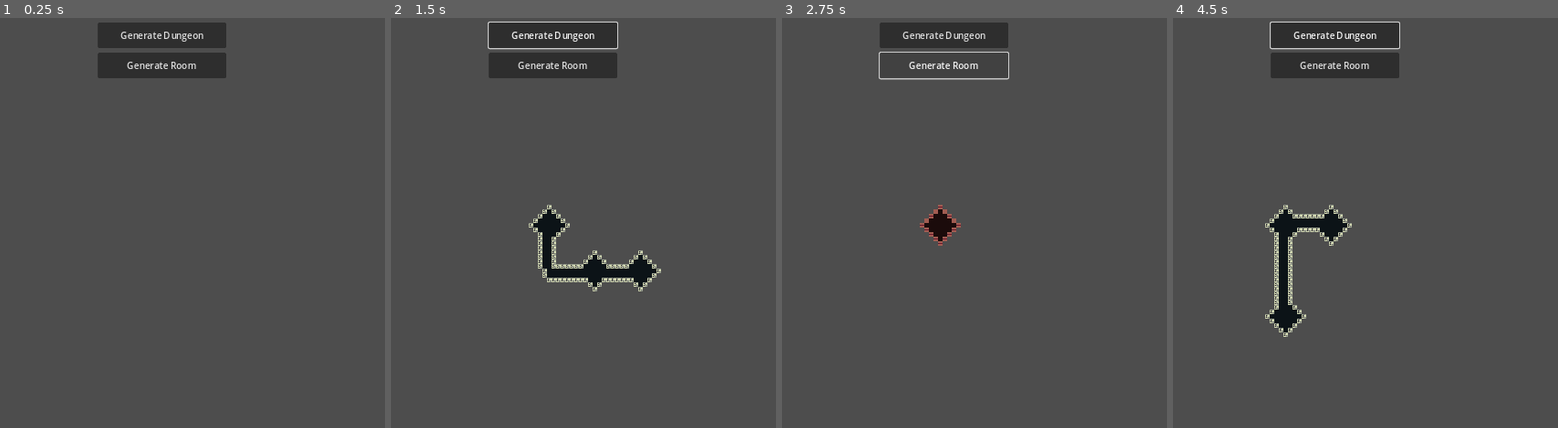
Above: before the commit, frames 1-4 (left to right).
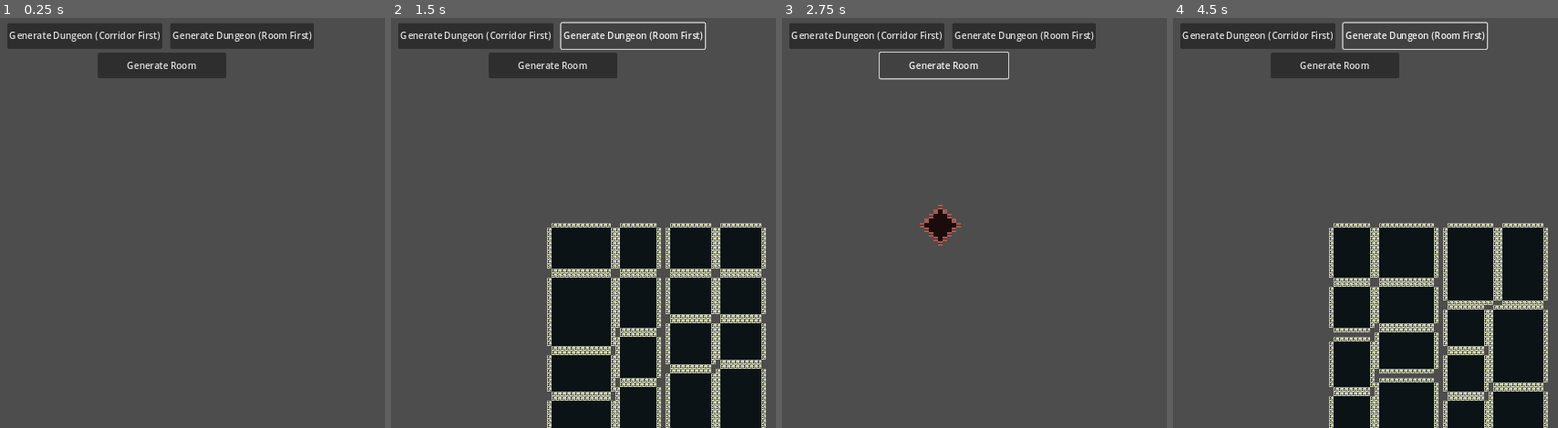
Above: after the commit, the same moments.

Repository: WizardsNStuff/Zealot-of-Wanderlust
Game: Godot game, scene res://Proc Gen/proc_gen.tscn
The game is run twice, just before and just after one commit, with the same random seed, the same clock (stepped at 60 frames per second) and the same inputs. This scene is started directly instead of the project's main scene.
Inputs (mouse positions are in pixels of both pictures, inside the frame that each line leads up to):
- Up to frame 1 (0.25 s): no input
- Up to frame 2 (1.5 s): click "Generate Dungeon" (after the commit: "Generate Dungeon (Corridor Fi…") at 0.5 s; click (633, 34) at 1.25 s, where only the run after the commit has a clickable "Generate Dungeon (Room First)"
- Up to frame 3 (2.75 s): click "Generate Room" at 2 s
- Up to frame 4 (4.5 s): click "Generate Room" at 2.75 s; click "Generate Dungeon" (after the commit: "Generate Dungeon (Corridor Fi…") at 3.5 s; click (1415, 34) at 4.25 s, where only the run after the commit has a clickable "Generate Dungeon (Room First)"

The runs differ from the first frame. In frame 1, 3.2% of the frame differs, in the area x 1-82%, y 1-8%; in frame 2, 30%; in frame 3, 3.2%; in frame 4, 32%, in the area x 1-98%, y 0-100%.

Commit message:
added room first generation visualization and fixed bug with split-vertical room2 size width beuing negative

Diff:
--- a/zealot-of-wanderlust/Proc Gen/proc_gen.tscn
+++ b/zealot-of-wanderlust/Proc Gen/proc_gen.tscn
@@ -85,12 +85,17 @@
 room_walk_length = 3
 room_start_randomly_each_iteration = false
 corridor_amount = 3
+min_room_width = 10
+min_woom_height = 10
+dungeon_width = 50
+dungeon_height = 50
 
-[node name="ProcGenView" type="CanvasLayer" parent="." node_paths=PackedStringArray("proc_gen_controller", "gen_room_btn", "gen_dungeon_btn")]
+[node name="ProcGenView" type="CanvasLayer" parent="." node_paths=PackedStringArray("proc_gen_controller", "gen_room_btn", "corridor_first_btn", "room_first_btn")]
 script = ExtResource("3_2tjgd")
 proc_gen_controller = NodePath("..")
 gen_room_btn = NodePath("GenRoomBtn")
-gen_dungeon_btn = NodePath("GenDungeonBtn")
+corridor_first_btn = NodePath("CorridorFirstBtn")
+room_first_btn = NodePath("RoomFirstBtn")
 
 [node name="GenRoomBtn" type="Button" parent="ProcGenView"]
 offset_left = 538.0
@@ -99,12 +104,19 @@
 offset_bottom = 106.0
 text = "Generate Room"
 
-[node name="GenDungeonBtn" type="Button" parent="ProcGenView"]
-offset_left = 538.0
-offset_top = 8.0
-offset_right = 763.0
-offset_bottom = 53.0
-text = "Generate Dungeon"
+[node name="CorridorFirstBtn" type="Button" parent="ProcGenView"]
+offset_left = 379.0
+offset_top = 9.0
+offset_right = 651.0
+offset_bottom = 54.0
+text = "Generate Dungeon (Corridor First)"
+
+[node name="RoomFirstBtn" type="Button" parent="ProcGenView"]
+offset_left = 665.0
+offset_top = 9.0
+offset_right = 890.0
+offset_bottom = 54.0
+text = "Generate Dungeon (Room First)"
 
 [node name="Floor" type="TileMapLayer" parent="."]
 tile_set = SubResource("TileSet_en0rj")
--- a/zealot-of-wanderlust/Proc Gen/proc_gen_controller.gd
+++ b/zealot-of-wanderlust/Proc Gen/proc_gen_controller.gd
@@ -422,6 +422,7 @@
 # algorithm recursively splits the space until the resulting rooms meet
 # the minimum width and height requirements
 func binary_space_partitioning(space_to_split : AABB, minWidth: int, minHeight: int) -> Array[AABB]:
+	print("space_to_split: ", space_to_split)
 	# queue to hold the spaces that need to be split
 	var rooms_queue : Array[AABB] = []
 	# array to store the successfully created rooms
@@ -480,20 +481,21 @@
 
 # splits a given room vertically, creating two new rooms
 func split_vertically(minWidth : int, rooms_queue : Array[AABB], room : AABB) -> void:
+	print("split_vertically: ")
 	# generate a random split position along the width of the room
-	var x_split : float = randf_range(1, room.size.x)
+	var x_split : float = randf_range(minWidth, room.size.x - minWidth)
 
 	# room_1 is defined by the original room's position (bottom-left corner)
 	# and extends horizontally from the start of the room to the x_split point
 	# while the height remains the same as the original room
-	var room_1 : AABB = AABB(room.position, Vector3i(x_split, room.position.y, room.position.z))
+	var room_1 : AABB = AABB(room.position, Vector3i(x_split, room.size.y, room.size.z))
 
 	# room_2 is defined by the position that starts just after the x_split point
 	# and extends to the right side of the original room
 	# while the height remains the same as the original room
 	var room_2 : AABB = AABB(
 		Vector3i(room.position.x + x_split, room.position.y, room.position.z),
-		Vector3i(room.position.x - x_split, room.size.y, room.size.z)
+		Vector3i(room.size.x - x_split, room.size.y, room.size.z)
 		)
 
 	# enqueue both newly created rooms back into the rooms_queue for further processing
@@ -502,11 +504,12 @@
 
 # splits a given room horizontally, creating two new rooms
 func split_horizontally(minHeight : int, rooms_queue : Array[AABB], room : AABB) -> void:
+	print("split_horizontally: ")
 	# using a split range of (minHeight, room.size.y - minHeight) ensures we always fit 2
 	# rooms but this creates a grid like structure which looks less random
 
 	# generate a random split position along the width of the room
-	var y_split : float = randf_range(1, room.size.y)
+	var y_split : float = randf_range(minHeight, room.size.y - minHeight)
 
 
 	# room_1 is defined by the original room's position (bottom-left corner)
@@ -530,6 +533,10 @@
 # and paints the floor tiles for these rooms onto a tilemap
 # it also places walls around the generated rooms
 func room_first_generation() -> void:
+	# clear any existing tiles in the floor and wall tilemaps before generating new ones
+	clear_tiles(floor_tilemap_layer)
+	clear_tiles(wall_tilemap_layer)
+
 	# generate a list of rooms using binary space partitioning (BSP)
 	# the AABB defines the entire dungeon space to be split, using the dungeon start position and dimensions
 	# the min width and height for rooms are passed to control how small the rooms can get during splitting
@@ -542,6 +549,8 @@
 		proc_gen_data.min_woom_height
 		)
 
+	print(rooms_list)
+
 	# dictionary to hold the floor tiles for the generated rooms
 	var floor : Dictionary = {}
 
--- a/zealot-of-wanderlust/Proc Gen/proc_gen_view.gd
+++ b/zealot-of-wanderlust/Proc Gen/proc_gen_view.gd
@@ -3,11 +3,13 @@
 
 @export var proc_gen_controller : ProcGenController
 @export var gen_room_btn : Button
-@export var gen_dungeon_btn : Button
+@export var corridor_first_btn : Button
+@export var room_first_btn : Button
 
 func _ready() -> void:
 	gen_room_btn.pressed.connect(proc_gen_controller.run_proc_gen)
-	gen_dungeon_btn.pressed.connect(proc_gen_controller.corridor_first_generation)
+	corridor_first_btn.pressed.connect(proc_gen_controller.corridor_first_generation)
+	room_first_btn.pressed.connect(proc_gen_controller.room_first_generation)
 
 
 func _process(_delta: float) -> void:
